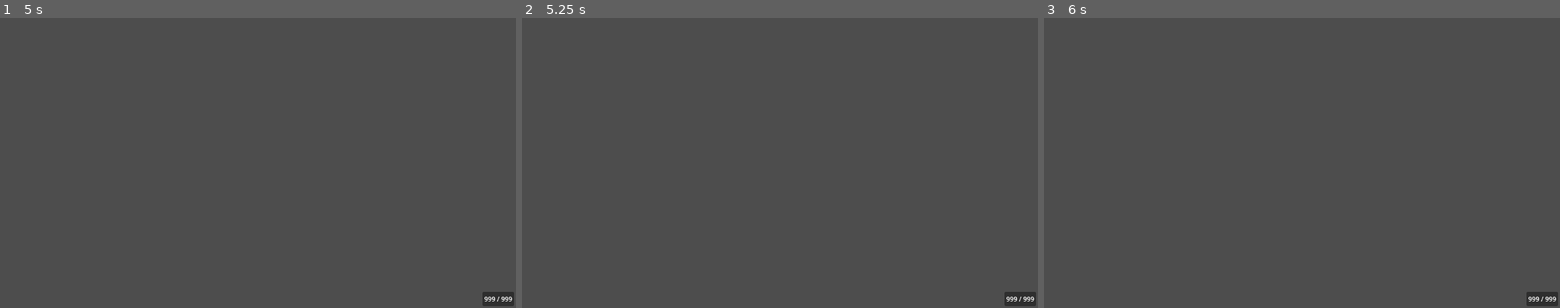
Above: before the commit, frames 1-3 (left to right).
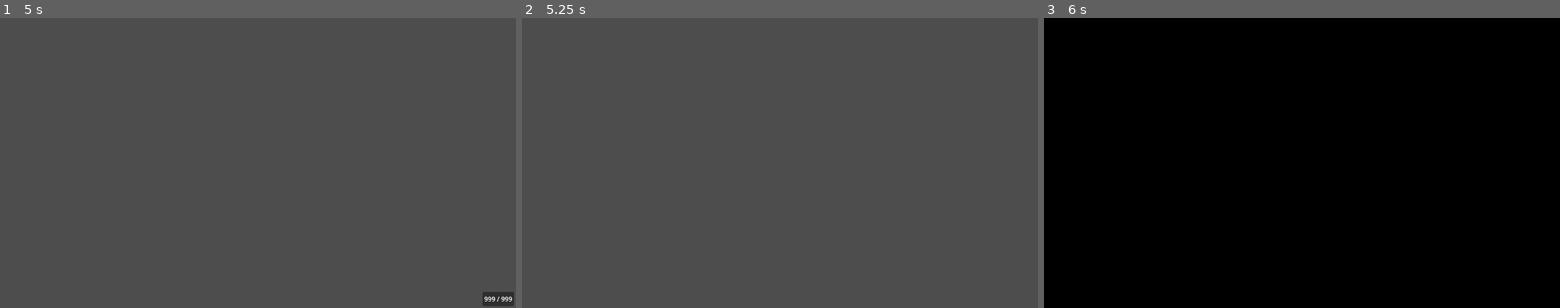
Above: after the commit, the same moments.

Repository: Jareth329/ImageViewer
Game: Godot game, scene res://scenes/main.tscn
Same seed, same stepped clock (60 frames per second), same inputs: the game is played once before the commit and once after it.
Inputs (mouse positions are in pixels of both pictures, inside the frame that each line leads up to):
- Up to frame 1 (5 s): tap Enter at 0.5, 2, 3.5 s; hold Right 0.53-1.28 s; tap Ctrl at 0.6 s; click (258, 163) at 0.67 s; tap Space at 1.25, 2.75, 4.25 s; move the mouse to (154, 177) at 1.27 s; hold Down 1.28-2.03 s; tap Shift at 1.35 s; move the mouse to (309, 99) at 2.02 s; hold Right 2.03-2.78 s; tap R at 2.1 s; move the mouse to (232, 221) at 2.77 s; hold Up 2.78-3.53 s; tap H at 2.85 s; click (232, 221) at 2.92 s; move the mouse to (412, 206) at 3.52 s; hold Left from 3.53 s (still down); tap V at 3.6 s; move the mouse to (103, 119) at 4.27 s; tap F at 4.35 s
- Up to frame 2 (5.25 s): move the mouse to (805, 163) at 5.02 s; release Left at 5.03 s; hold Down from 5.03 s (still down); tap Tab at 5.1 s; click (805, 163) at 5.17 s
- Up to frame 3 (6 s): move the mouse to (1224, 90) at 5.77 s; release Down at 5.78 s; hold Right from 5.78 s (still down); tap B at 5.85 s

Frame 1 is identical in both runs. In frame 2, 0.3% of the frame differs, in the area x 93-100%, y 94-100%; in frame 3, 100%, in the area x 0-100%, y 0-100%.
Error before the commit: Parse Error: Expected indented block after "if" block. (res://scripts/main.gd:174)

Commit message:
some missed lines

Diff:
--- a/scripts/main.gd
+++ b/scripts/main.gd
@@ -172,6 +172,8 @@
 		if ext == "png" or ext == "jfif": result = _load_custom(path, image, ImageType.JPEG)
 		if ext == "jpg" or ext == "jpeg": result = _load_custom(path, image, ImageType.PNG)
 		if result[0] != OK or result[1] == null:
+			return
+		image = result[1]
 
 	var texture:ImageTexture = ImageTexture.create_from_image(image)
 	if use_history: add_to_history(path, texture)
@@ -185,6 +187,8 @@
 	var buf:PackedByteArray = FileAccess.get_file_as_bytes(path)
 	if type == ImageType.JPEG: err = image.load_jpg_from_buffer(buf)
 	elif type == ImageType.PNG: err = image.load_png_from_buffer(buf)
+	return [err, image]
+
 func create_paths_array(path:String) -> void:
 	image_paths.clear()
 	var folder:String = path.get_base_dir()
@@ -229,6 +233,8 @@
 		if ext == "jpg" or ext == "jpeg": result = _load_custom(path, image, ImageType.PNG)
 		if result[0] != OK or result[1] == null or index != image_index:
 			thread.wait_to_finish.call_deferred()
+			return
+		image = result[1]
 
 	var texture:ImageTexture = ImageTexture.create_from_image(image)
 	if index == image_index:
